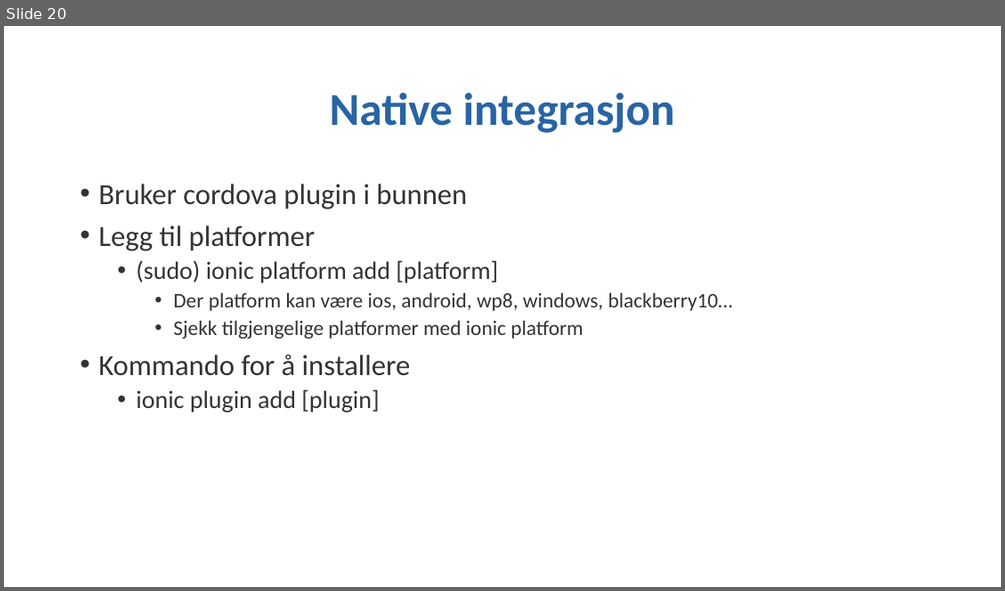
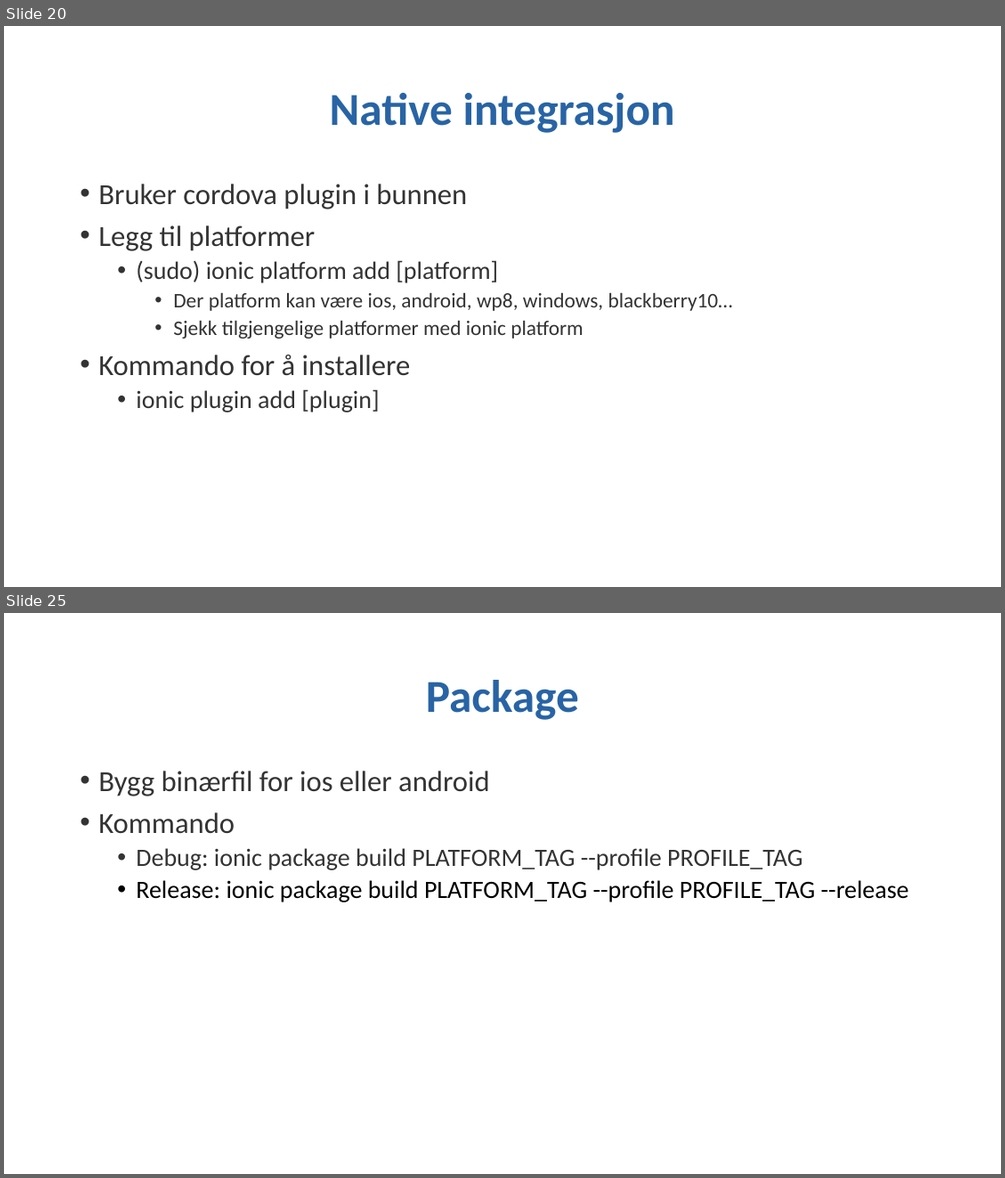
Before and after one commit to stiasta/foredrag, a slide deck: Ionic 2 workshop/Ionic 2 workshop.pptx. Shown one above the other, each under a label of ours: slide 20 before the commit, slides 20 and 25 after it; the slides between them are not shown. The pictures are 1005x591 and 1005x1178 pixels, drawn with LibreOffice and Linux fonts; fonts in the diff are those of the drawing; background and template pictures are left out. Boxes give left, top, right and bottom in pixels: in the first picture for what was removed or moved away, otherwise in the second. Text is boxed around its words. In the diff, an @@ line names an element or a change of style, - is before the commit and + after.

```diff
--- a/Ionic 2 workshop/Ionic 2 workshop.pptx
+++ b/Ionic 2 workshop/Ionic 2 workshop.pptx
@@ slide 25 added at (4, 613, 1001, 1174), background #FFFFFF @@
@@ title added at (426, 680, 579, 720), 44 pt, text #2864A5, bold @@
+Package
@@ text added at (98, 771, 909, 902), 24 pt, text #333333 @@
+• Bygg binærfil for ios eller android
+• Kommando
+  • Debug: ionic package build PLATFORM_TAG --profile PROFILE_TAG
+  • Release: ionic package build PLATFORM_TAG --profile PROFILE_TAG --release
```
Also in this commit, not shown: 3 slides changed, 5 other slides added, 1 slide removed.
